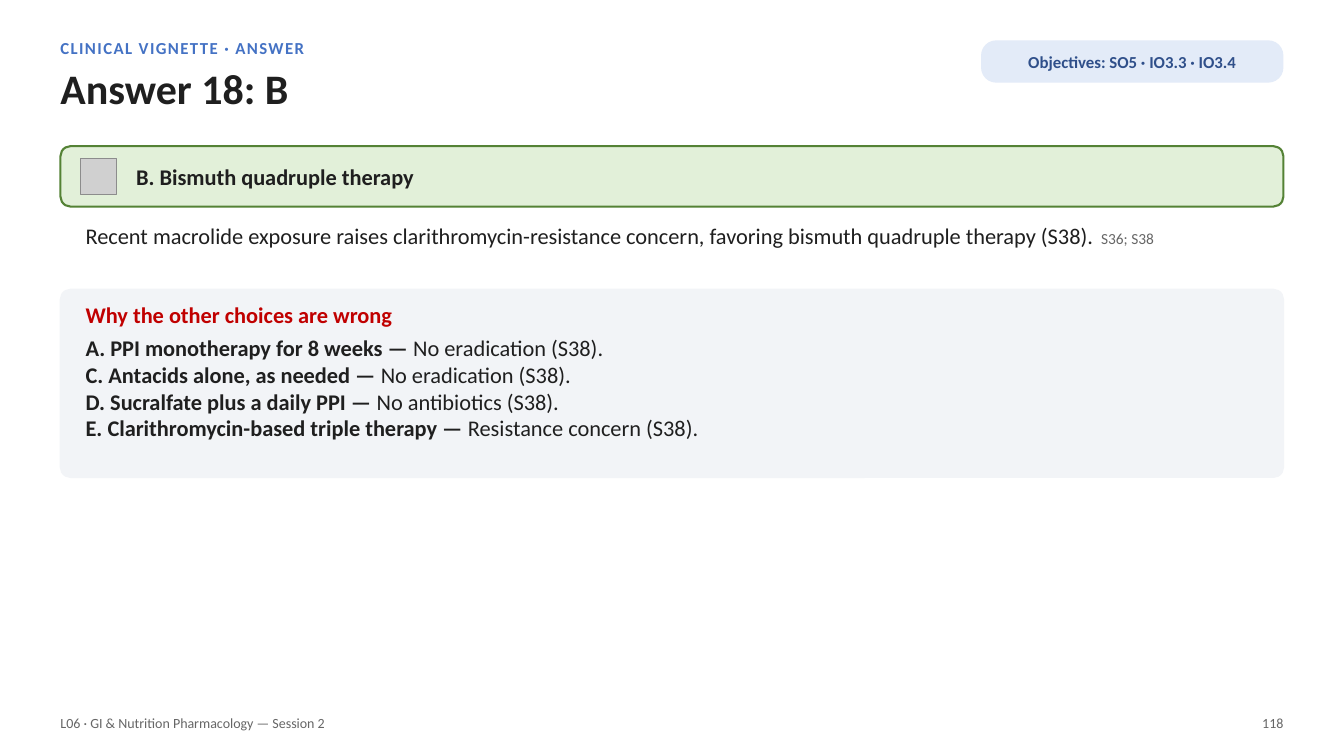
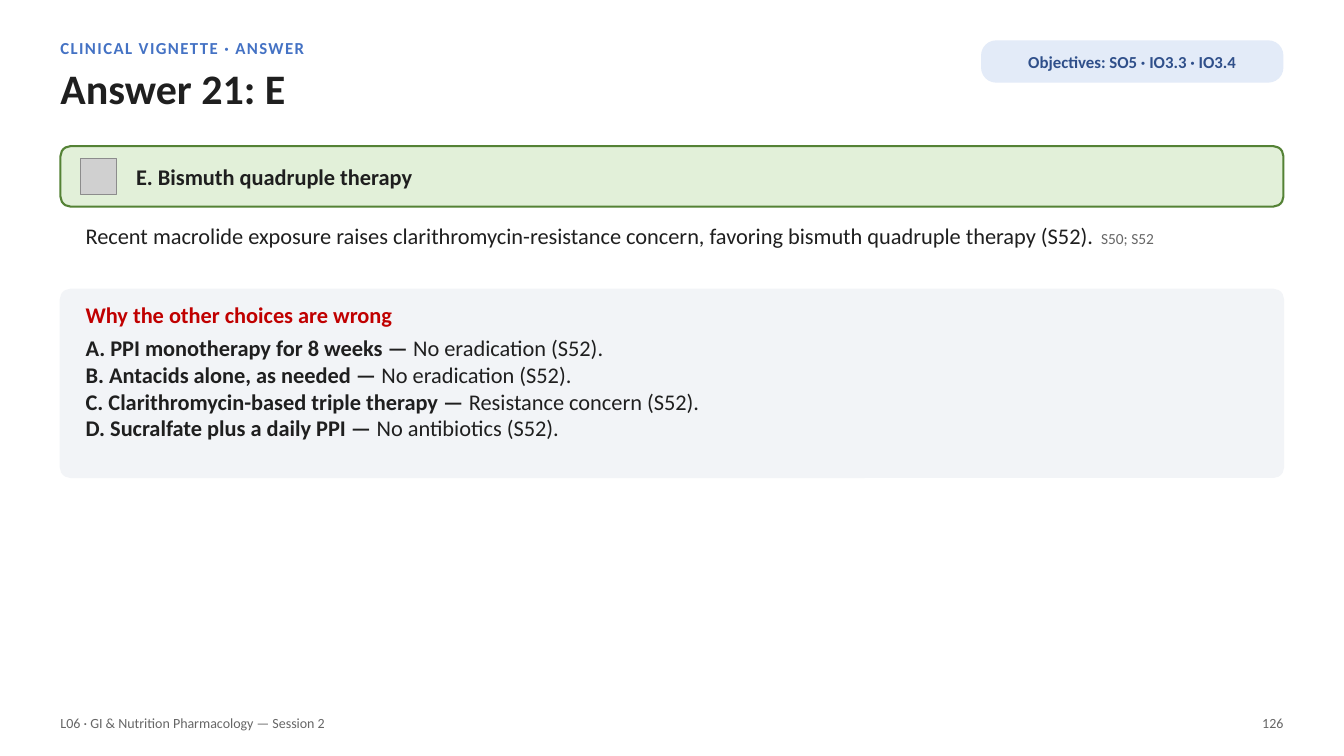
Before and after one commit to bishwokrit/DPAS-Pharm, a slide deck: slide 126 of outputs/L06/L06_Unit_3_GI_Nutrition_Session_2_study_deck.pptx (slide 118 before the commit). Drawn at 1344x756 pixels with LibreOffice and Linux fonts; fonts in the diff are those of the drawing; grey boxes stand for pictures. Boxes give left, top, right and bottom in pixels: in the first picture for what was removed or moved away, otherwise in the second. Text is boxed around its words. In the diff, an @@ line names an element or a change of style, - is before the commit and + after.

```diff
--- a/outputs/L06/L06_Unit_3_GI_Nutrition_Session_2_study_deck.pptx
+++ b/outputs/L06/L06_Unit_3_GI_Nutrition_Session_2_study_deck.pptx
@@ text at <box>60,76,285,105</box>: text changed @@
-Answer 18: B
+Answer 21: E
@@ text at <box>136,169,412,189</box>: text changed @@
-B. Bismuth quadruple therapy
+E. Bismuth quadruple therapy
@@ text at <box>86,228,1154,248</box>: text changed @@
-Recent macrolide exposure raises clarithromycin-resistance concern, favoring bismuth quadruple therapy (S38). S36; S38
+Recent macrolide exposure raises clarithromycin-resistance concern, favoring bismuth quadruple therapy (S52). S50; S52
@@ text at <box>86,340,699,440</box>: text changed @@
-A. PPI monotherapy for 8 weeks — No eradication (S38).
-C. Antacids alone, as needed — No eradication (S38).
-D. Sucralfate plus a daily PPI — No antibiotics (S38).
-E. Clarithromycin-based triple therapy — Resistance concern (S38).
+A. PPI monotherapy for 8 weeks — No eradication (S52).
+B. Antacids alone, as needed — No eradication (S52).
+C. Clarithromycin-based triple therapy — Resistance concern (S52).
+D. Sucralfate plus a daily PPI — No antibiotics (S52).
@@ text at <box>1262,718,1283,728</box>: text changed @@
-118
+126
```
Also in this commit, not shown: 107 other slides changed, 10 slides added, 35 other files.
